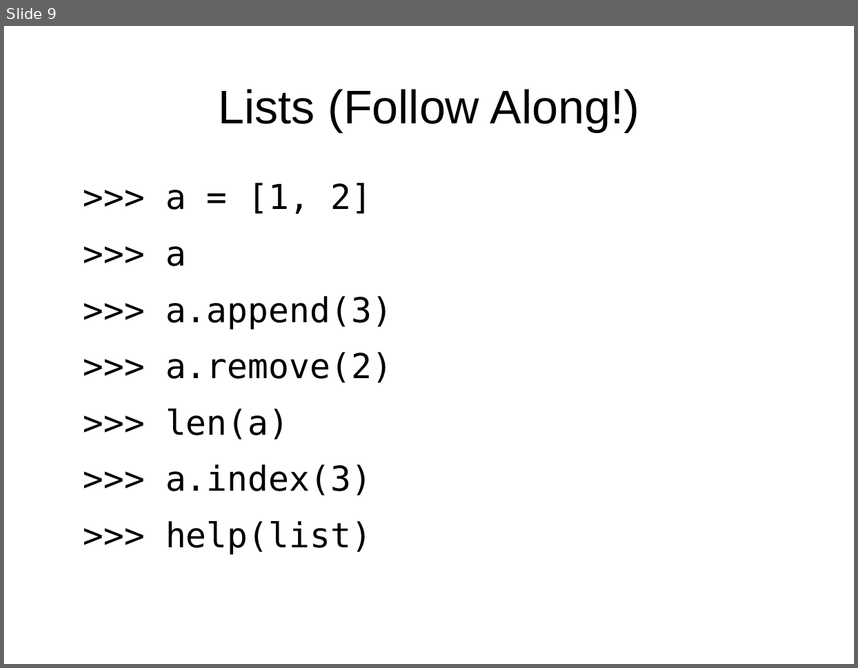
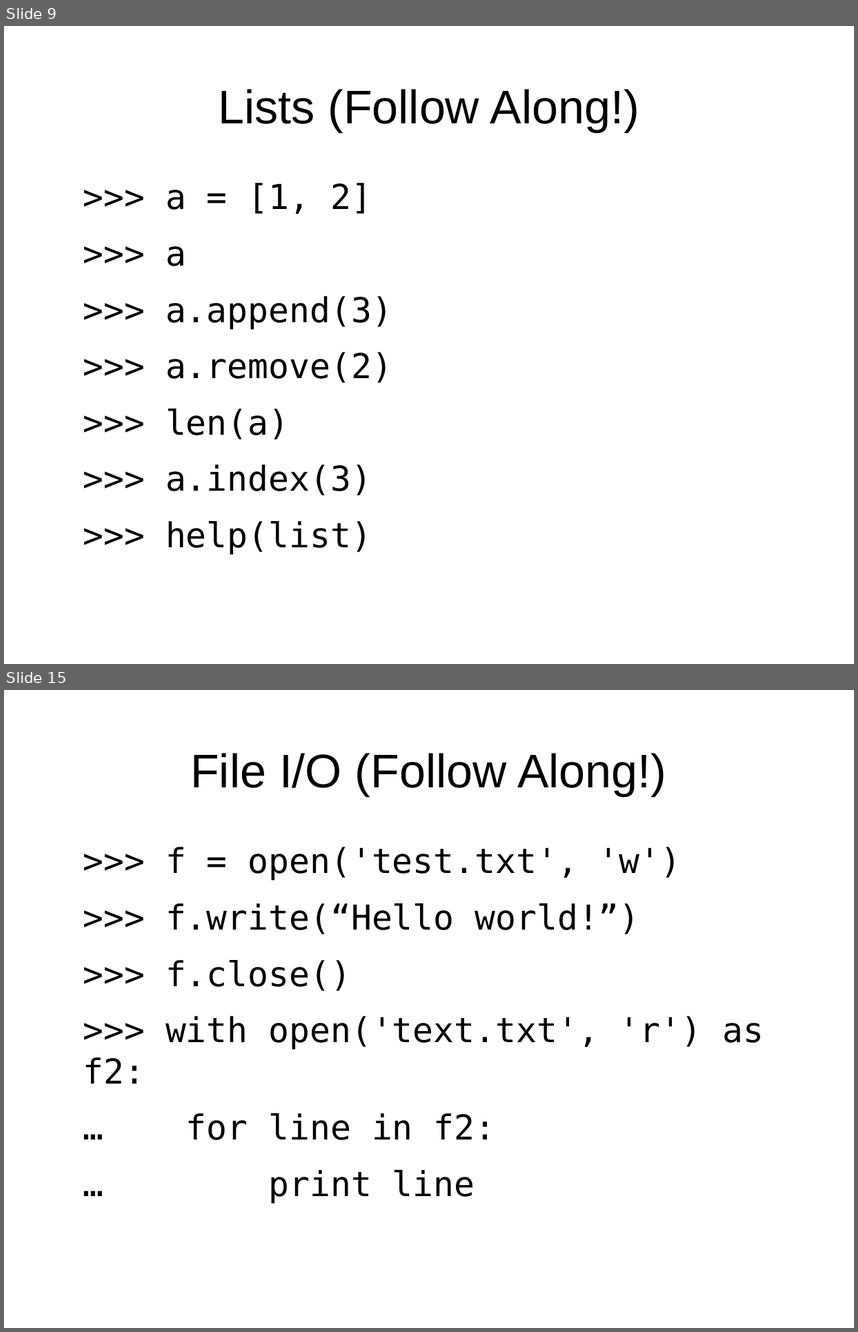
Before and after one commit to bradfordbarr/HacDC-Intro-to-Programming, a slide deck: class_2/class_2.odp. Shown one above the other, each under a label of ours: slide 9 before the commit, slides 9 and 15 after it; the slides between them are not shown. The pictures are 858x668 and 858x1332 pixels, drawn with LibreOffice and Linux fonts; fonts in the diff are those of the drawing. Boxes give left, top, right and bottom in pixels: in the first picture for what was removed or moved away, otherwise in the second. Text is boxed around its words. In the diff, an @@ line names an element or a change of style, - is before the commit and + after.

```diff
--- a/class_2/class_2.odp
+++ b/class_2/class_2.odp
@@ slide 15 added at (4,690,854,1328), background #FFFFFF @@
@@ title added at (190,753,666,796), 44 pt, text #000000 @@
+File I/O (Follow Along!)
@@ text added at (83,847,764,1203), 32 pt, text #000000 @@
+>>> f = open('test.txt', 'w')
+>>> f.write(“Hello world!”)
+>>> f.close()
+>>> with open('text.txt', 'r') as f2:
+… for line in f2:
+… print line
```
Also in this commit, not shown: 3 slides changed, 7 other slides added, 2 slides removed, 1 other file.
